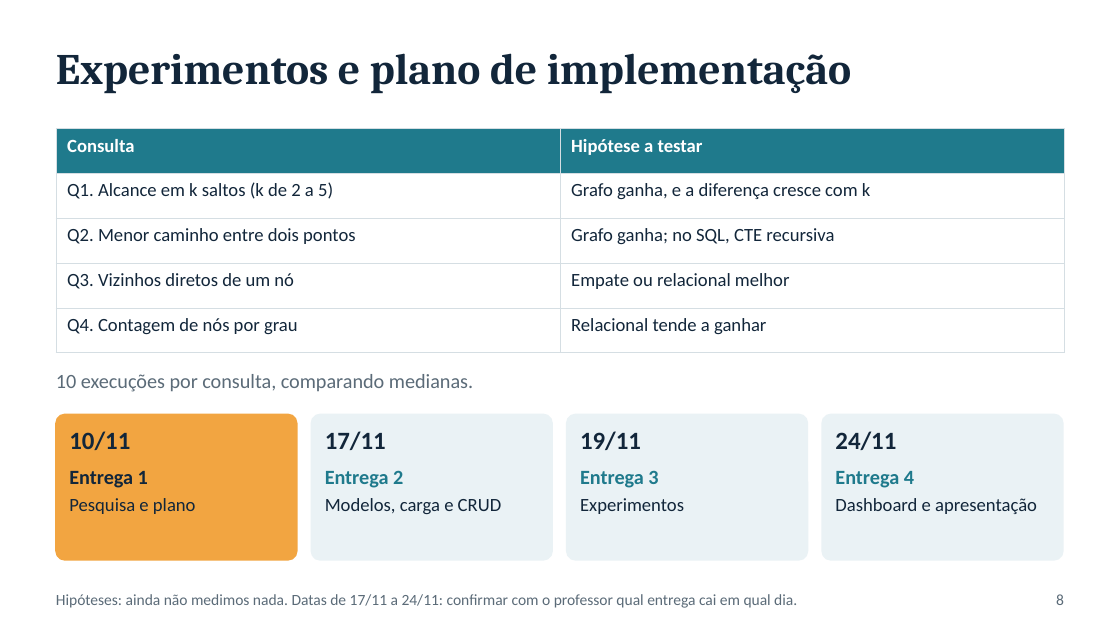
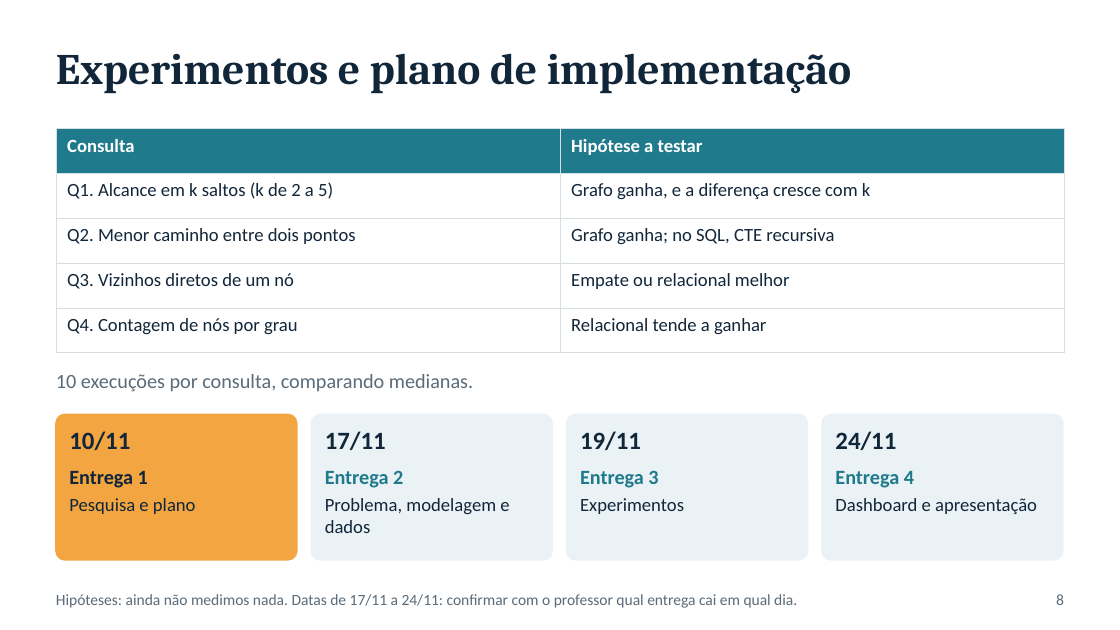
Before and after one commit to Sofyaolvs/projeto3-nosql-grafos, a slide deck: slide 8 of Entrega1-Projeto3-NoSQL-Grafos.pptx. Drawn at 1120x630 pixels with LibreOffice and Linux fonts; fonts in the diff are those of the drawing. Boxes give left, top, right and bottom in pixels: in the first picture for what was removed or moved away, otherwise in the second. Text is boxed around its words. In the diff, an @@ line names an element or a change of style, - is before the commit and + after.

```diff
--- a/Entrega1-Projeto3-NoSQL-Grafos.pptx
+++ b/Entrega1-Projeto3-NoSQL-Grafos.pptx
@@ text at bbox=[325, 498, 509, 533]: text changed @@
-Modelos, carga e CRUD
+Problema, modelagem e dados
```
Also in this commit, not shown: 7 other slides changed, 2 slides added, 28 other files.
